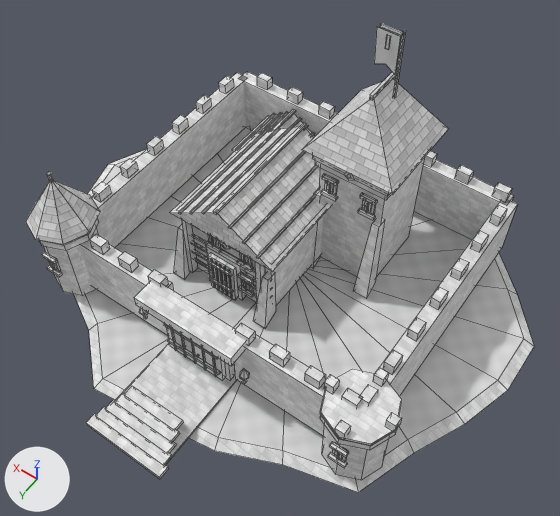
What one commit did to the OBJ model Unity/Assets/Eldoria/ExperimentalAshenCitadel/Meshes/AshenBastion_2.obj.
The view is the same before and after, from a 50 mm lens placed at (-12.2, 18.0, 28.2), pointed at (-1.3, 2.7, 4.2). The axes (+X, +Y, +Z) are drawn at lower left. The lights are the same throughout. The older version comes first. Mesh edges are drawn as thin lines. Where no turn or scale is listed for an object, it has been applied to the vertices. Vertices at exactly the same position are counted once.

In view in the first picture: 'AshenBastion_2'.
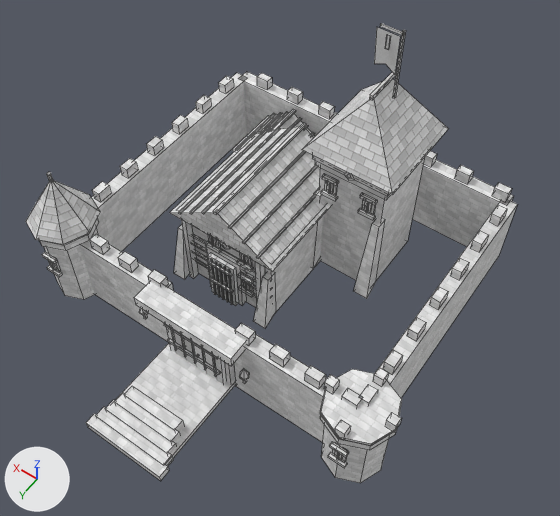
Boxes (x1, y1, x2, y2) around the edits, measured in the pictures (560 x 516 px; the box of a moved part takes in the faces that stretch with it):
'AshenBastion_2', reshaped: before (26, 23, 534, 492); after (26, 23, 517, 483)
part 1 of me_ashenbastion_2, deleted: before (74, 127, 534, 492)
part 2 of me_ashenbastion_2, moved or reshaped: before (44, 81, 517, 480); after (44, 81, 517, 483)

The change, as a list of edits to the scene's bpy script:
```text
Change me_ashenbastion_2:
    used by ob_ashenbastion_2; location = (0.0, 0.0, 0.0)
    remove me_ashenbastion_2.from_pydata(...)  # 1399 vertices, 1035 faces; spans x -10.9..11.5, y -9.4..11.2, z -0.2..12.2
    remove me_ashenbastion_2.materials.append(mat_basalt)  # picture img_ashenstone_png
    add me_ashenbastion_2.from_pydata(...)  # 1350 vertices, 987 faces; spans x -8.6..8.7, y -6.4..11.2, z -0.1..12.2
    me_ashenbastion_2 part 1: the loose piece of 49 vertices spanning x -10.9..11.5, y -9.4..9.8, z -0.2..0.0 is deleted
    me_ashenbastion_2 part 2
    32 vertices in x -7.5..7.5, y -6.4..9.6, z 0.5 move by (0.0, 0.0, -0.6)
    28 vertices in x -8.4..8.4, y -5.2..10.8, z 0.2 move by (0.0, 0.0, -0.3)
    24 vertices in x -1.6..3.7, y -2.4..10.4, z 0.3 move by (0.0, 0.0, -0.4)
    24 vertices in x -1.5..1.8, y 3.2..10.0, z 0.4 move by (0.0, 0.0, -0.5)
    8 vertices in x -1.9..1.9, y 5.2..11.2, z 0.1 move by (0.0, 0.0, -0.2)
    remove me_ashenbastion_2.materials.append(mat_moss)  # picture img_ashenmoss_png
```
